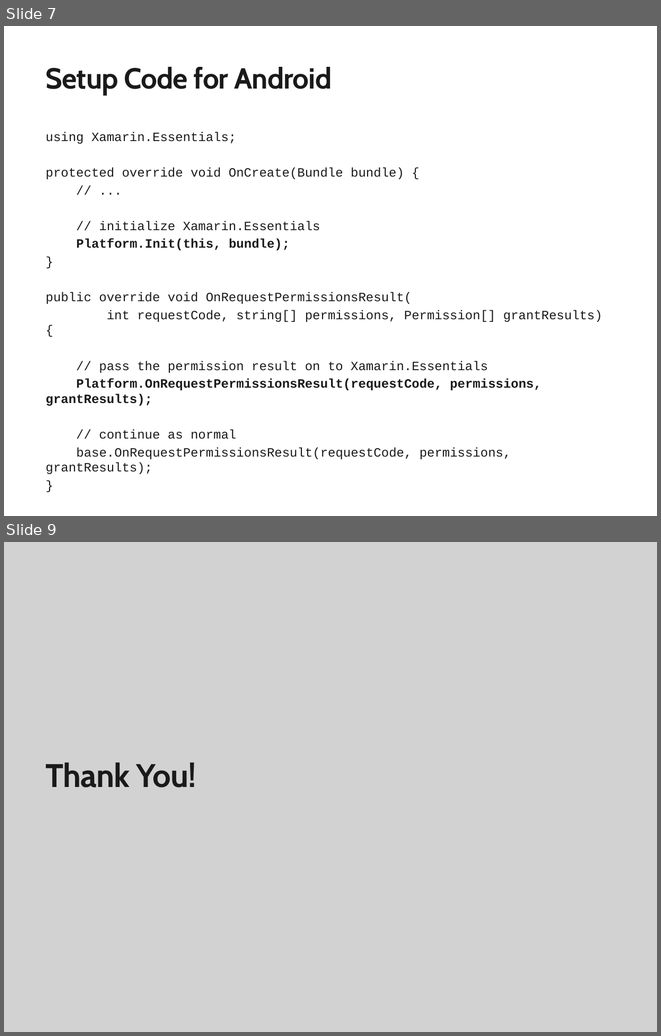
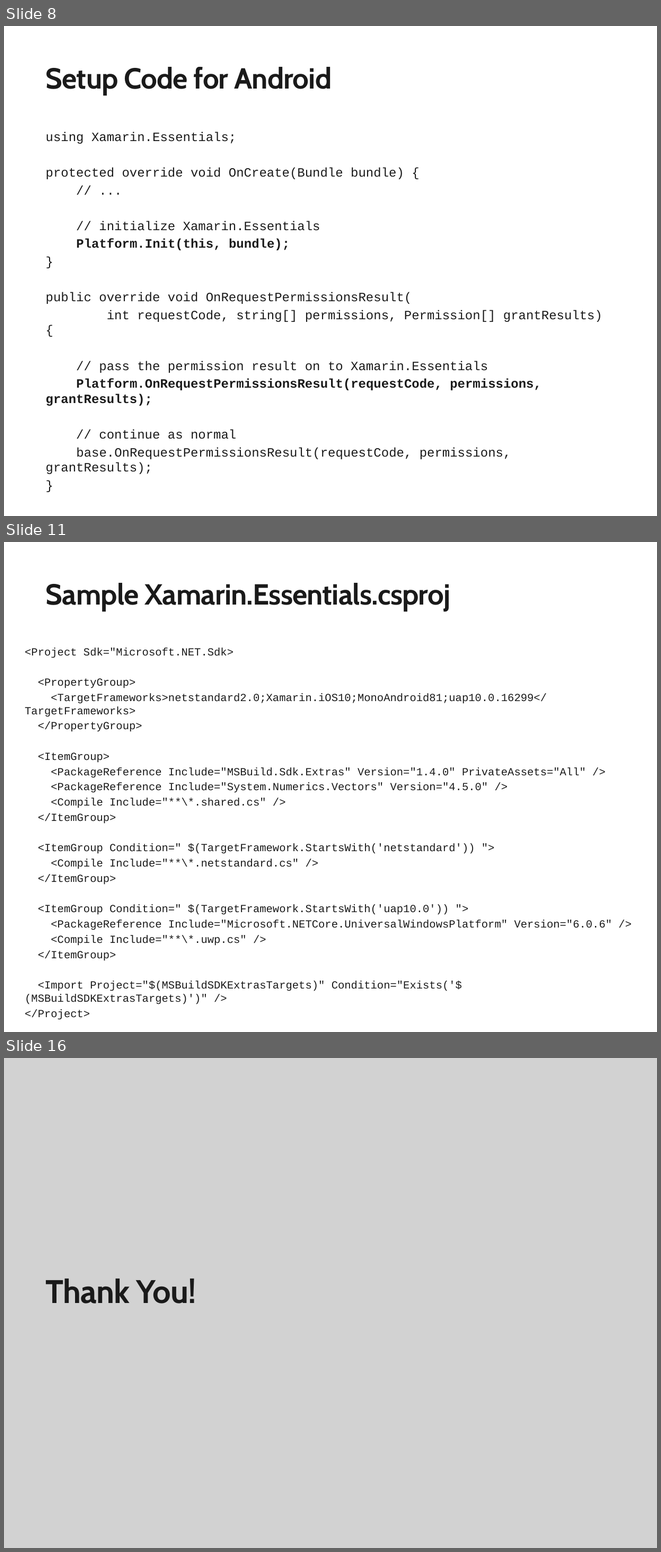
Before and after one commit to mattleibow/EssentialsDemo, a slide deck: Slides.pptx. Shown one above the other, each under a label of ours: slides 7 and 9 before the commit, slides 8, 11 and 16 after it; the slides between them are not shown. The pictures are 661x1036 and 661x1552 pixels, drawn with LibreOffice and Linux fonts; fonts in the diff are those of the drawing; background and template pictures are left out. Boxes give left, top, right and bottom in pixels: in the first picture for what was removed or moved away, otherwise in the second. Text is boxed around its words. In the diff, an @@ line names an element or a change of style, - is before the commit and + after.

```diff
--- a/Slides.pptx
+++ b/Slides.pptx
@@ slide 11 added at [4,542,657,1032], background #FFFFFF @@
@@ title added at [46,583,450,611], 32 pt, text #1A1A1A, bold @@
+Sample Xamarin.Essentials.csproj
@@ text added at [25,647,612,1004], 12 pt, text #1A1A1A @@
+<Project Sdk="Microsoft.NET.Sdk>
+<PropertyGroup>
+<TargetFrameworks>netstandard2.0;Xamarin.iOS10;MonoAndroid81;uap10.0.16299</TargetFrameworks>
+</PropertyGroup>
+<ItemGroup>
+<PackageReference Include="MSBuild.Sdk.Extras" Version="1.4.0" PrivateAssets="All" />
+<PackageReference Include="System.Numerics.Vectors" Version="4.5.0" />
+<Compile Include="**\*.shared.cs" />
+</ItemGroup>
+<ItemGroup Condition=" $(TargetFramework.StartsWith('netstandard')) ">
+<Compile Include="**\*.netstandard.cs" />
+</ItemGroup>
+<ItemGroup Condition=" $(TargetFramework.StartsWith('uap10.0')) ">
+<PackageReference Include="Microsoft.NETCore.UniversalWindowsPlatform" Version="6.0.6" />
+<Compile Include="**\*.uwp.cs" />
+</ItemGroup>
+<Import Project="$(MSBuildSDKExtrasTargets)" Condition="Exists('$(MSBuildSDKExtrasTargets)')" />
+</Project>
@@ what was slide 7 is now slide 8 @@
@@ what was slide 9 is now slide 16 @@
```
Also in this commit, not shown: 3 slides changed, 6 other slides added.
